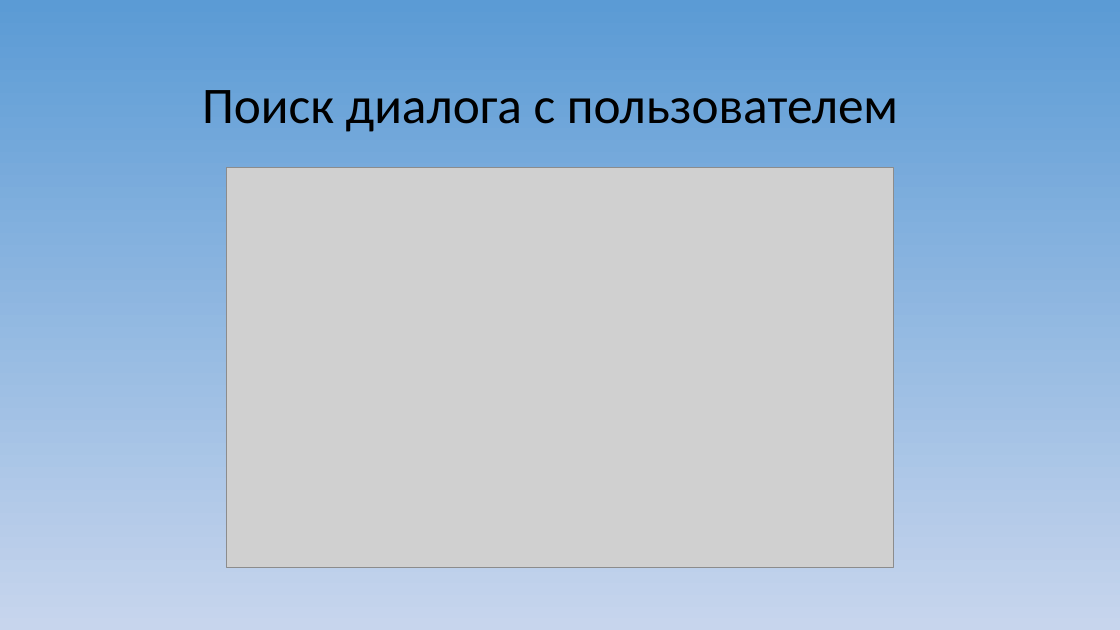
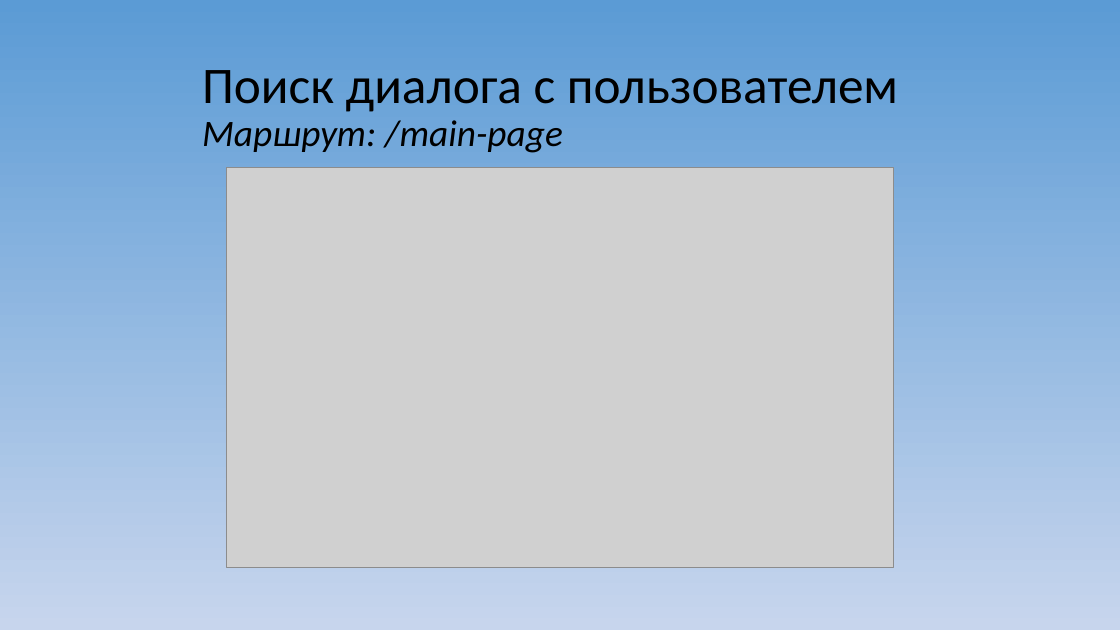
Before and after one commit to Solo322/VKspy, a slide deck: slide 3 of Макет приложения/VKSpy.ppt. Drawn at 1120x630 pixels with LibreOffice and Linux fonts; fonts in the diff are those of the drawing; grey boxes stand for pictures. Boxes give left, top, right and bottom in pixels: in the first picture for what was removed or moved away, otherwise in the second. Text is boxed around its words. In the diff, an @@ line names an element or a change of style, - is before the commit and + after.

```diff
--- a/Макет приложения/VKSpy.ppt
+++ b/Макет приложения/VKSpy.ppt
@@ title at [202,70,898,153]: text changed @@
-Поиск диалога с пользователем
+Поиск диалога с пользователем
+Маршрут: /main-page
```
Also in this commit, not shown: 6 other slides changed, 4 other files.
